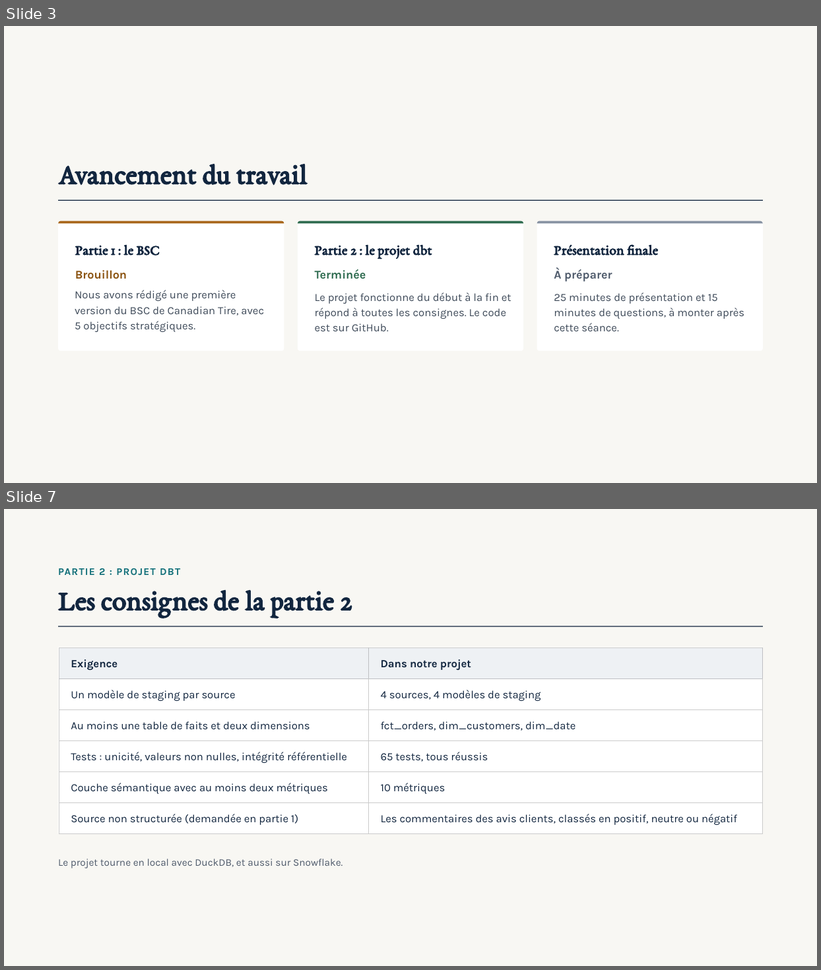
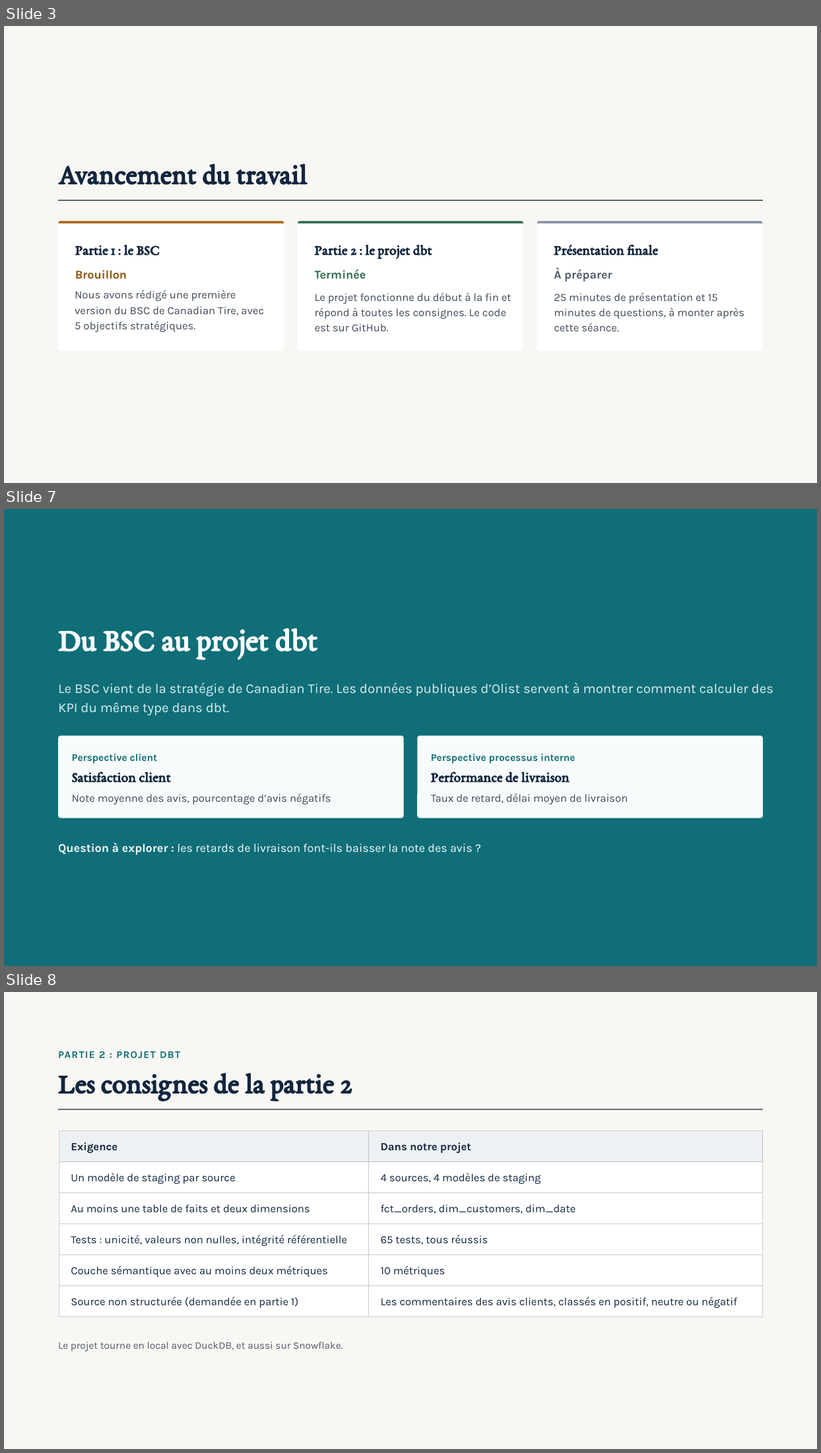
Before and after one commit to adilblanco/projet-session-dbt, a slide deck: docs/Seance_Encadrement_Commerce_detail.pptx. Shown one above the other, each under a label of ours: slides 3 and 7 before the commit, slides 3, 7 and 8 after it; the slides between them are not shown. The pictures are 821x970 and 821x1453 pixels, drawn with LibreOffice and Linux fonts; fonts in the diff are those of the drawing. Boxes give left, top, right and bottom in pixels: in the first picture for what was removed or moved away, otherwise in the second. Text is boxed around its words. In the diff, an @@ line names an element or a change of style, - is before the commit and + after.

```diff
--- a/docs/Seance_Encadrement_Commerce_detail.pptx
+++ b/docs/Seance_Encadrement_Commerce_detail.pptx
@@ slide 7 added at bbox=[4, 509, 817, 966], background #0F6E78 @@
@@ title added at bbox=[58, 628, 318, 659], 38 pt, text #F7FBFB, bold @@
+Du BSC au projet dbt
@@ text added at bbox=[58, 683, 774, 716], 16 pt, text #DCEFF0 @@
+Le BSC vient de la stratégie de Canadian Tire. Les données publiques d’Olist servent à montrer comment calculer des KPI du même type dans dbt.
@@ rounded rectangle added at bbox=[58, 736, 404, 819], fill #F7FBFB @@
@@ rounded rectangle added at bbox=[418, 736, 764, 819], fill #F7FBFB @@
@@ text added at bbox=[72, 754, 158, 764], 12 pt, text #0F6E78, bold @@
+Perspective client
@@ text added at bbox=[431, 754, 576, 764], 12 pt, text #0F6E78, bold @@
+Perspective processus interne
@@ text added at bbox=[72, 772, 171, 783], 17 pt, text #12263F, bold @@
+Satisfaction client
@@ text added at bbox=[431, 772, 570, 783], 17 pt, text #12263F, bold @@
+Performance de livraison
@@ text added at bbox=[72, 793, 331, 805], 13 pt, text #3E4A59 @@
+Note moyenne des avis, pourcentage d’avis négatifs
@@ text added at bbox=[431, 793, 628, 805], 13 pt, text #3E4A59 @@
+Taux de retard, délai moyen de livraison
@@ text added at bbox=[58, 843, 473, 855], 14 pt, text #F7FBFB @@
+Question à explorer : les retards de livraison font-ils baisser la note des avis ?
@@ what was slide 7 is now slide 8 @@
```
Also in this commit, not shown: 4 slides changed, 1 other slide added, 1 slide removed, 1 other file.
